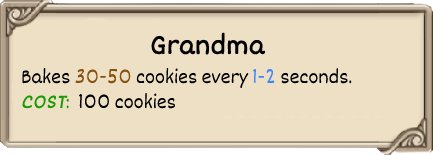
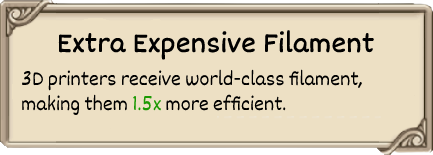
Layers edited between the first and the second (433, 155) image:
renamed "Bakes 30-50 cookies every 1-2 se" to "3D printers receive world-class", painted on it over [22, 68, 362, 115]
renamed "Grandma" to "Extra Expensive Filament", painted on it over [58, 30, 374, 60]
